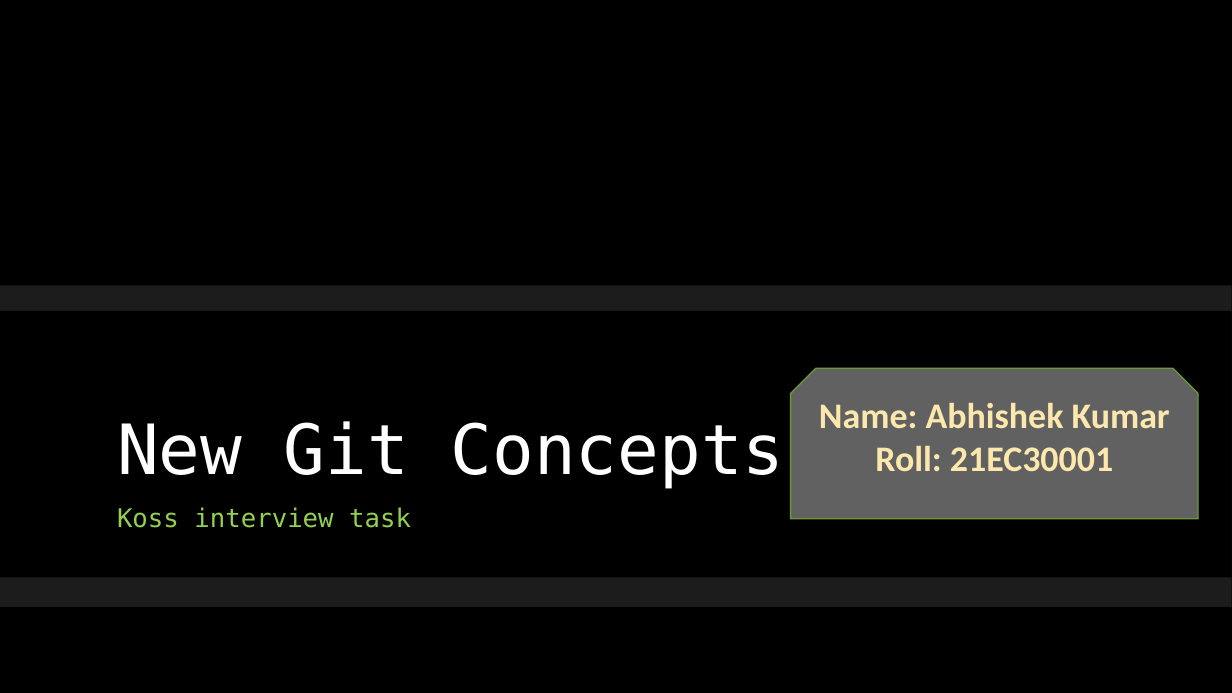
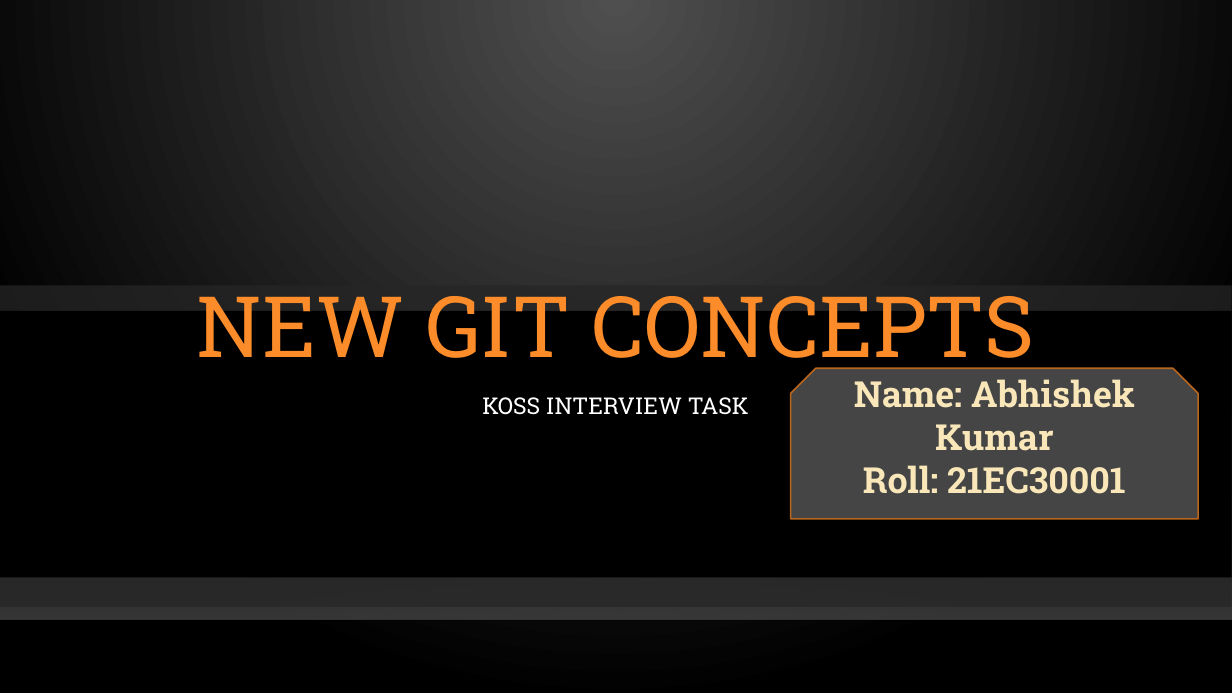
Before and after one commit to gwydion67/KOSS-presentation, a slide deck: slide 1 of New Git Concepts.pptx. Drawn at 1232x693 pixels with LibreOffice and Linux fonts; fonts in the diff are those of the drawing; background and template pictures are left out. Boxes give left, top, right and bottom in pixels: in the first picture for what was removed or moved away, otherwise in the second. Text is boxed around its words. In the diff, an @@ line names an element or a change of style, - is before the commit and + after.

```diff
--- a/New Git Concepts.pptx
+++ b/New Git Concepts.pptx
@@ background picture (left out) to gradient #505050 to #000000 @@
@@ title at (196, 280, 1034, 378): text changed; size 54 to 66 pt; font DejaVu Sans Mono to Roboto Slab; text colour #FFFFFF to #FB8C29 @@
-New Git Concepts
+NEW GIT CONCEPTS
@@ rectangle added at (0, 366, 1232, 619), fill gradient #454545 @@
@@ snip same rect "Name: Abhishek Kumar" at (791, 369, 1199, 519): font Calibri to Roboto Slab, text colour #FCE7AD to #FAE7B9, letter outline #F7C331 1.75 pt to #F2C351 1.75 pt; fill #626262 to #454545; outline #6C9A3B 1 pt to #BA681E 1.25 pt @@
@@ subtitle at (482, 397, 749, 415): text changed; size 20 to 18 pt; font DejaVu Sans Mono to Roboto Slab; text colour #92D050 to #FFFFFF @@
-Koss interview task
+KOSS INTERVIEW TASK
@@ line added from (0, 620) to (1232, 620), #000001 1 pt @@
```
Also in this commit, not shown: 9 other slides changed, 6 slides added, 6 slides removed.
